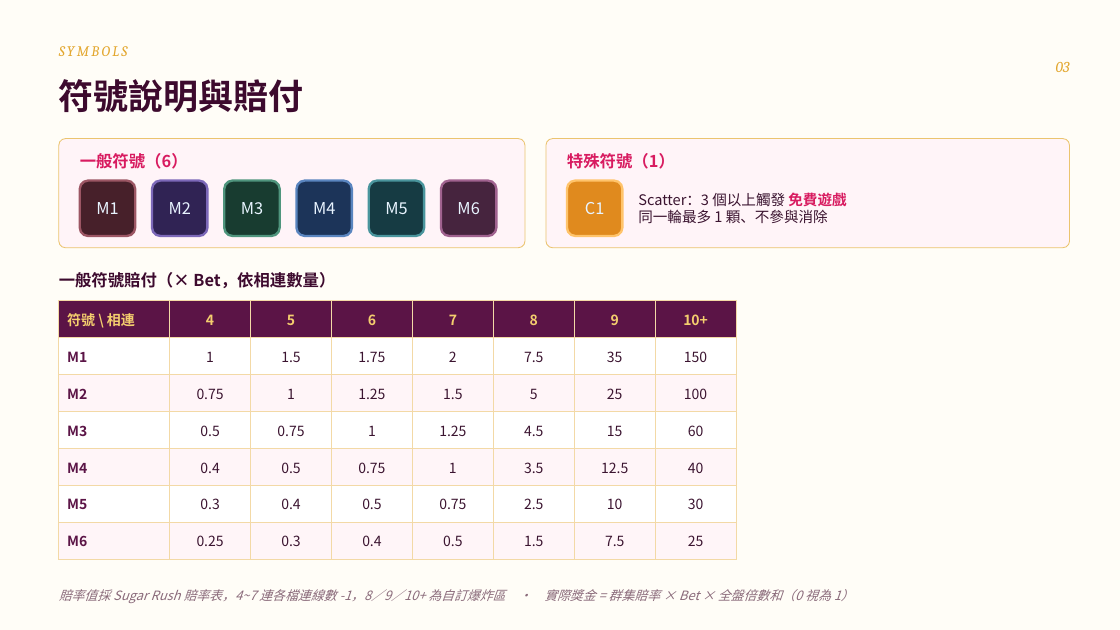
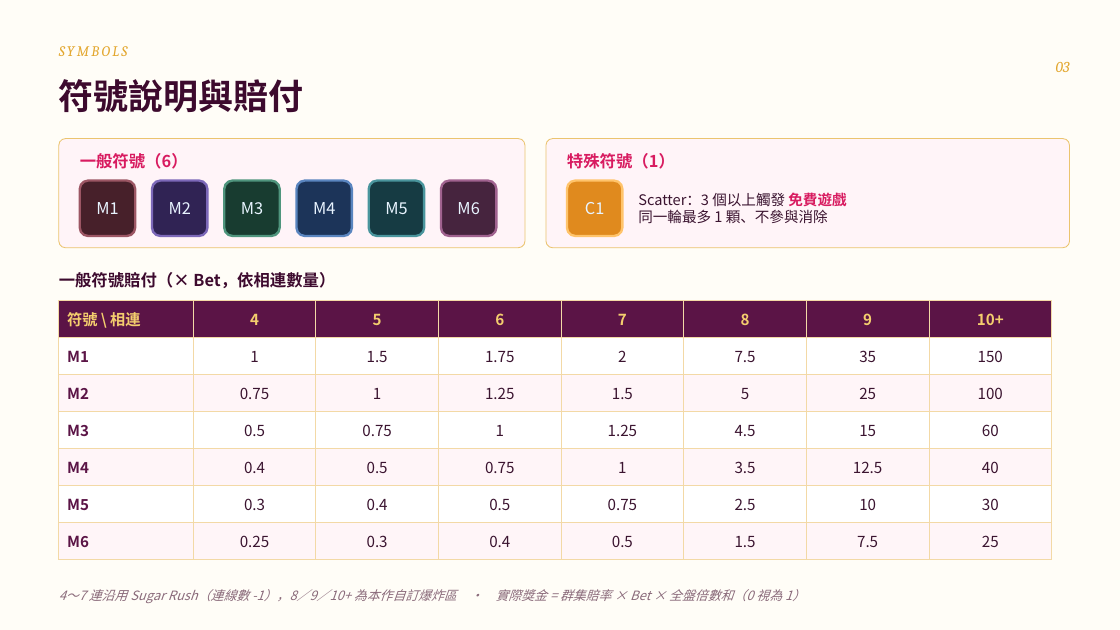
Before and after one commit to rhino-boss/Jumbo, a slide deck: slide 4 of Slots/遊戲發想/急速糖果 2/提案/CANDY_RUSH_2_提案說明_v13.pptx. Drawn at 1120x630 pixels with LibreOffice and Linux fonts; fonts in the diff are those of the drawing. Boxes give left, top, right and bottom in pixels: in the first picture for what was removed or moved away, otherwise in the second. Text is boxed around its words. In the diff, an @@ line names an element or a change of style, - is before the commit and + after.

```diff
--- a/Slots/遊戲發想/急速糖果 2/提案/CANDY_RUSH_2_提案說明_v13.pptx
+++ b/Slots/遊戲發想/急速糖果 2/提案/CANDY_RUSH_2_提案說明_v13.pptx
@@ table at bbox=[59, 301, 1052, 551] @@
@@ size 12 to 13 pt @@
@@ table: place and size @@
-table at bbox=[59, 301, 734, 550]
+table at bbox=[59, 301, 1052, 551]
@@ text at bbox=[59, 589, 805, 603]: text changed @@
-賠率值採 Sugar Rush 賠率表，4~7 連各檔連線數 -1，8／9／10+ 為自訂爆炸區 · 實際獎金 = 群集賠率 × Bet × 全盤倍數和（0 視為 1）
+4～7 連沿用 Sugar Rush（連線數 -1），8／9／10+ 為本作自訂爆炸區 · 實際獎金 = 群集賠率 × Bet × 全盤倍數和（0 視為 1）
```
Also in this commit, not shown: 10 other slides changed, 7 other files.
